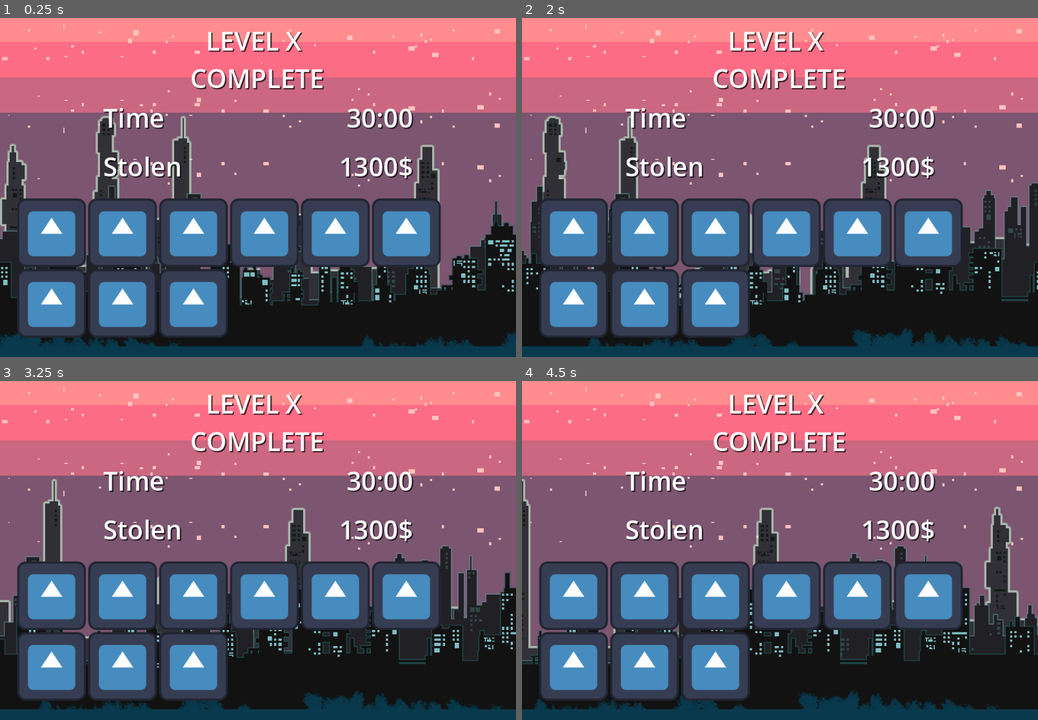
Above: before the commit, frames 1-4 (two rows, left to right).
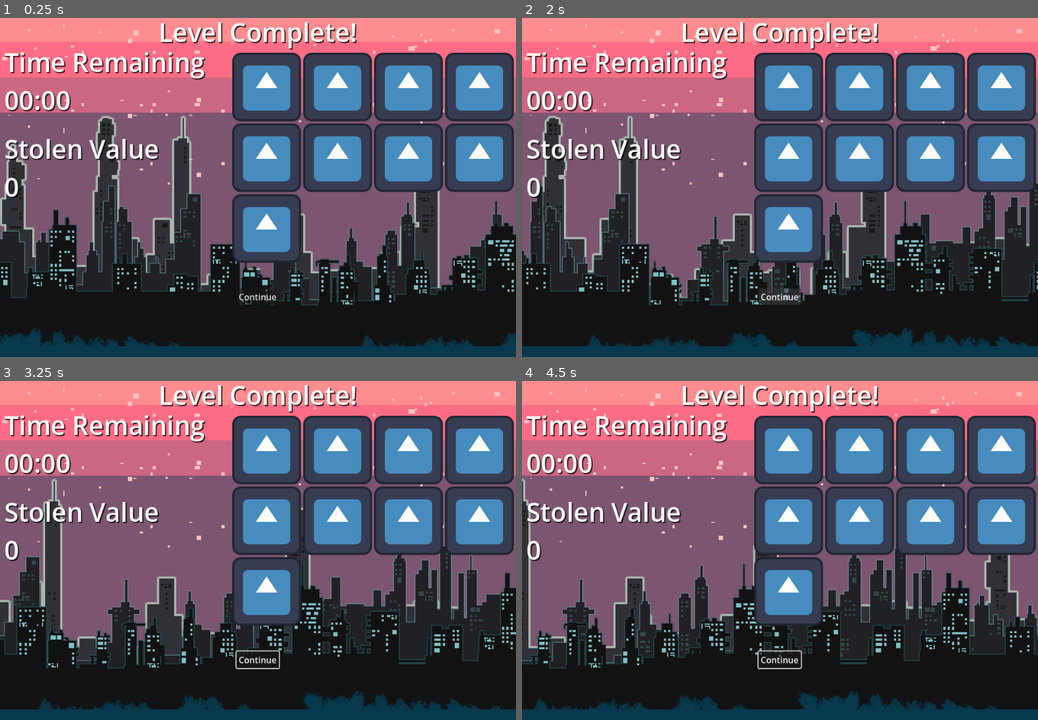
Above: after the commit, the same moments.

Repository: Jakepc007/wildjam-91
Game: Godot game, scene res://Levels/level_summary.tscn
The game is run twice, just before and just after one commit, with the same random seed, the same clock (stepped at 60 frames per second) and the same inputs. This scene is started directly instead of the project's main scene. The engine's default icon, where the game draws it, is replaced by a stand-in: a white triangle on a blue panel in a dark square.
Inputs (mouse positions are in pixels of both pictures, inside the frame that each line leads up to):
- Up to frame 1 (0.25 s): no input
- Up to frame 2 (2 s): click (780, 295) at 0.5 s, where only the run after the commit has a clickable "Continue"; click (780, 295) at 1.25 s, where only the run after the commit has a clickable "Continue"
- Up to frame 3 (3.25 s): move the mouse to (371, 530) at 2.02 s; hold D (right) 2.03-2.75 s; hold E (interact) 2.03-2.75 s; click (371, 530) at 2.17 s; drag from (154, 564) to (232, 618) at 2.77 s
- Up to frame 4 (4.5 s): move the mouse to (831, 472) at 3.52 s; hold D (right) 3.53-4.25 s; hold E (interact) 3.53-4.25 s; drag from (754, 618) to (625, 496) at 4.27 s

The runs differ from the first frame. In frame 1, 48% of the frame differs, in the area x 0-100%, y 1-95%; in frame 2, 48%; in frame 3, 48%; in frame 4, 49%.

Commit message:
Added level summary WIP

Diff:
--- a/Levels/level1.tscn
+++ b/Levels/level1.tscn
@@ -10,6 +10,7 @@
 agent_radius = 20.0
 
 [node name="Level1" unique_id=869268886 instance=ExtResource("1_i4kf4")]
+level_name = "1"
 required_value = 8
 next_scene = ExtResource("2_fy36t")
 
--- a/Levels/level2.tscn
+++ b/Levels/level2.tscn
@@ -11,7 +11,8 @@
 agent_radius = 20.0
 
 [node name="Level2" unique_id=869268886 instance=ExtResource("1_24phs")]
-level_time_sec = 20.0
+level_name = "2"
+level_time_sec = 30.0
 next_scene = ExtResource("2_pcft3")
 
 [node name="Guards" type="Node2D" parent="." index="0" unique_id=151333262]
--- a/Levels/level3.tscn
+++ b/Levels/level3.tscn
@@ -11,6 +11,7 @@
 agent_radius = 20.0
 
 [node name="Level3" unique_id=869268886 instance=ExtResource("1_2385j")]
+level_name = "3"
 next_scene = ExtResource("2_eh6o7")
 
 [node name="Pickup" parent="Pickups" parent_id_path=PackedInt32Array(586806663) index="0" unique_id=1711849754 instance=ExtResource("5_ls4d1")]
--- a/Levels/level4.tscn
+++ b/Levels/level4.tscn
@@ -2,6 +2,7 @@
 
 [ext_resource type="PackedScene" uid="uid://chvpqpus2gh15" path="res://Guard/guard.tscn" id="1_qep4h"]
 [ext_resource type="PackedScene" uid="uid://bfaiwfc2h6h8w" path="res://Levels/base.tscn" id="1_w136y"]
+[ext_resource type="PackedScene" uid="uid://dkwqmcx7jkxyg" path="res://Levels/level5.tscn" id="2_h14kk"]
 [ext_resource type="PackedScene" uid="uid://cjd8r32q75p58" path="res://pickup.tscn" id="6_cipbp"]
 
 [sub_resource type="NavigationPolygon" id="NavigationPolygon_n1e7r"]
@@ -10,6 +11,8 @@
 agent_radius = 20.0
 
 [node name="Level4" unique_id=869268886 instance=ExtResource("1_w136y")]
+level_name = "4"
+next_scene = ExtResource("2_h14kk")
 
 [node name="Pickup" parent="Pickups" parent_id_path=PackedInt32Array(586806663) index="0" unique_id=1711849754 instance=ExtResource("6_cipbp")]
 position = Vector2(-304, 208)
--- a/Levels/level5.tscn
+++ b/Levels/level5.tscn
@@ -2,6 +2,7 @@
 
 [ext_resource type="PackedScene" uid="uid://bfaiwfc2h6h8w" path="res://Levels/base.tscn" id="1_e0up5"]
 [ext_resource type="PackedScene" uid="uid://chvpqpus2gh15" path="res://Guard/guard.tscn" id="1_ggu74"]
+[ext_resource type="PackedScene" uid="uid://mejps63qlhqf" path="res://Levels/level6.tscn" id="2_fh8n1"]
 [ext_resource type="PackedScene" uid="uid://cjd8r32q75p58" path="res://pickup.tscn" id="6_b38qx"]
 
 [sub_resource type="NavigationPolygon" id="NavigationPolygon_b4htq"]
@@ -10,6 +11,8 @@
 agent_radius = 20.0
 
 [node name="Level5" unique_id=869268886 instance=ExtResource("1_e0up5")]
+level_name = "5"
+next_scene = ExtResource("2_fh8n1")
 
 [node name="Pickup" parent="Pickups" parent_id_path=PackedInt32Array(586806663) index="0" unique_id=1711849754 instance=ExtResource("6_b38qx")]
 position = Vector2(-304, 217)
--- a/Levels/level6.tscn
+++ b/Levels/level6.tscn
@@ -2,10 +2,13 @@
 
 [ext_resource type="PackedScene" uid="uid://chvpqpus2gh15" path="res://Guard/guard.tscn" id="1_bc7qw"]
 [ext_resource type="PackedScene" uid="uid://bfaiwfc2h6h8w" path="res://Levels/base.tscn" id="1_cscou"]
+[ext_resource type="PackedScene" uid="uid://5tvv18ikb680" path="res://Levels/level7.tscn" id="2_nft2l"]
 [ext_resource type="PackedScene" uid="uid://cjd8r32q75p58" path="res://pickup.tscn" id="6_y0hew"]
 [ext_resource type="PackedScene" uid="uid://bfikiari2s4xw" path="res://SecurityCamera/security_camera.tscn" id="9_ckxq1"]
 
 [node name="Level6" unique_id=869268886 instance=ExtResource("1_cscou")]
+level_name = "6"
+next_scene = ExtResource("2_nft2l")
 
 [node name="Pickup4" parent="Pickups" parent_id_path=PackedInt32Array(586806663) index="0" unique_id=1711849754 instance=ExtResource("6_y0hew")]
 position = Vector2(-304, 209)
--- a/Levels/level7.tscn
+++ b/Levels/level7.tscn
@@ -1,6 +1,7 @@
 [gd_scene format=4 uid="uid://5tvv18ikb680"]
 
 [ext_resource type="PackedScene" uid="uid://bfaiwfc2h6h8w" path="res://Levels/base.tscn" id="1_f3ldr"]
+[ext_resource type="PackedScene" uid="uid://ug2ocj58reyr" path="res://Levels/level8.tscn" id="2_ev673"]
 [ext_resource type="PackedScene" uid="uid://cjd8r32q75p58" path="res://pickup.tscn" id="2_jy6j6"]
 [ext_resource type="PackedScene" uid="uid://bfikiari2s4xw" path="res://SecurityCamera/security_camera.tscn" id="2_ug2rx"]
 [ext_resource type="PackedScene" uid="uid://chvpqpus2gh15" path="res://Guard/guard.tscn" id="4_bbmyx"]
@@ -11,6 +12,8 @@
 agent_radius = 20.0
 
 [node name="Level7" unique_id=869268886 instance=ExtResource("1_f3ldr")]
+level_name = "7"
+next_scene = ExtResource("2_ev673")
 
 [node name="Pickup" parent="Pickups" parent_id_path=PackedInt32Array(586806663) index="0" unique_id=1711849754 instance=ExtResource("2_jy6j6")]
 position = Vector2(-304, 209)
--- a/Levels/level8.tscn
+++ b/Levels/level8.tscn
@@ -6,6 +6,7 @@
 [ext_resource type="PackedScene" uid="uid://cjd8r32q75p58" path="res://pickup.tscn" id="6_fki3c"]
 
 [node name="Level8" unique_id=869268886 instance=ExtResource("1_hnh7c")]
+level_name = "8"
 
 [node name="TileMapLayer" parent="NavigationRegion2D" parent_id_path=PackedInt32Array(1015479542) index="0" unique_id=68965521]
 tile_map_data = PackedByteArray("AAANAAkAAgARAAIAAAANAAoAAgARAAIAAAANAAsAAgARAAIAAAANAAwAAgARAAIAAAANAA0AAgARAAIAAAANAA …(84496 unchanged characters)…
--- a/Levels/level_summary.tscn
+++ b/Levels/level_summary.tscn
@@ -20,28 +20,26 @@
 
 [node name="CanvasLayer" type="CanvasLayer" parent="." unique_id=1738666352]
 
-[node name="Label" type="Label" parent="CanvasLayer" unique_id=1467414345]
-offset_left = 280.0
-offset_top = 16.0
-offset_right = 677.0
-offset_bottom = 153.0
+[node name="LevelCompleteLabel" type="Label" parent="CanvasLayer" unique_id=1467414345]
+unique_name_in_owner = true
+offset_right = 960.0
+offset_bottom = 72.0
 size_flags_horizontal = 4
 size_flags_vertical = 3
-text = "LEVEL X
-COMPLETE"
+text = "LEVEL X COMPLETE"
 label_settings = SubResource("LabelSettings_ng3q2")
 horizontal_alignment = 1
 
 [node name="Stats" type="VBoxContainer" parent="CanvasLayer" unique_id=20387412]
-offset_left = 192.0
-offset_top = 160.0
-offset_right = 768.0
-offset_bottom = 318.0
+offset_left = 8.0
+offset_top = 56.0
+offset_right = 584.0
+offset_bottom = 214.0
 size_flags_horizontal = 6
 size_flags_vertical = 10
 theme_override_constants/separation = 24
 
-[node name="Time" type="HBoxContainer" parent="CanvasLayer/Stats" unique_id=1279987397]
+[node name="Time" type="VBoxContainer" parent="CanvasLayer/Stats" unique_id=2000372927]
 layout_mode = 2
 size_flags_vertical = 6
 alignment = 1
@@ -49,16 +47,16 @@
 [node name="Label" type="Label" parent="CanvasLayer/Stats/Time" unique_id=19667928]
 layout_mode = 2
 size_flags_horizontal = 2
-text = "Time"
+text = "Time Remaining"
 label_settings = SubResource("LabelSettings_ng3q2")
 
-[node name="Label2" type="Label" parent="CanvasLayer/Stats/Time" unique_id=1604137316]
+[node name="TimeLeftLabel" type="Label" parent="CanvasLayer/Stats/Time" unique_id=1604137316]
+unique_name_in_owner = true
 layout_mode = 2
 text = "30:00"
 label_settings = SubResource("LabelSettings_ng3q2")
-horizontal_alignment = 2
 
-[node name="Value" type="HBoxContainer" parent="CanvasLayer/Stats" unique_id=1059222837]
+[node name="Value" type="VBoxContainer" parent="CanvasLayer/Stats" unique_id=1760059638]
 layout_mode = 2
 size_flags_vertical = 6
 alignment = 1
@@ -66,56 +64,64 @@
 [node name="Label" type="Label" parent="CanvasLayer/Stats/Value" unique_id=155857490]
 layout_mode = 2
 size_flags_horizontal = 2
-text = "Stolen"
+text = "Stolen Value"
 label_settings = SubResource("LabelSettings_ng3q2")
 
-[node name="Label2" type="Label" parent="CanvasLayer/Stats/Value" unique_id=123155943]
+[node name="ValueLabel" type="Label" parent="CanvasLayer/Stats/Value" unique_id=123155943]
+unique_name_in_owner = true
 layout_mode = 2
 text = "1300$"
 label_settings = SubResource("LabelSettings_ng3q2")
-horizontal_alignment = 2
 
-[node name="HFlowContainer" type="HFlowContainer" parent="CanvasLayer" unique_id=668954986]
-offset_left = 32.0
-offset_top = 344.0
-offset_right = 928.0
-offset_bottom = 784.0
+[node name="ItemsContainer" type="HFlowContainer" parent="CanvasLayer" unique_id=668954986]
+unique_name_in_owner = true
+offset_left = 432.0
+offset_top = 72.0
+offset_right = 976.0
+offset_bottom = 520.0
 
-[node name="TextureRect" type="TextureRect" parent="CanvasLayer/HFlowContainer" unique_id=1753175335]
+[node name="TextureRect" type="TextureRect" parent="CanvasLayer/ItemsContainer" unique_id=1753175335]
 layout_mode = 2
 texture = ExtResource("2_0oxrk")
 
-[node name="TextureRect2" type="TextureRect" parent="CanvasLayer/HFlowContainer" unique_id=1405942934]
+[node name="TextureRect2" type="TextureRect" parent="CanvasLayer/ItemsContainer" unique_id=1405942934]
 layout_mode = 2
 texture = ExtResource("2_0oxrk")
 
-[node name="TextureRect3" type="TextureRect" parent="CanvasLayer/HFlowContainer" unique_id=2063701972]
+[node name="TextureRect3" type="TextureRect" parent="CanvasLayer/ItemsContainer" unique_id=2063701972]
 layout_mode = 2
 texture = ExtResource("2_0oxrk")
 
-[node name="TextureRect4" type="TextureRect" parent="CanvasLayer/HFlowContainer" unique_id=932324430]
+[node name="TextureRect4" type="TextureRect" parent="CanvasLayer/ItemsContainer" unique_id=932324430]
 layout_mode = 2
 texture = ExtResource("2_0oxrk")
 
-[node name="TextureRect5" type="TextureRect" parent="CanvasLayer/HFlowContainer" unique_id=425384236]
+[node name="TextureRect5" type="TextureRect" parent="CanvasLayer/ItemsContainer" unique_id=425384236]
 layout_mode = 2
 texture = ExtResource("2_0oxrk")
 
-[node name="TextureRect6" type="TextureRect" parent="CanvasLayer/HFlowContainer" unique_id=1875449798]
+[node name="TextureRect6" type="TextureRect" parent="CanvasLayer/ItemsContainer" unique_id=1875449798]
 layout_mode = 2
 texture = ExtResource("2_0oxrk")
 
-[node name="TextureRect7" type="TextureRect" parent="CanvasLayer/HFlowContainer" unique_id=2095767933]
+[node name="TextureRect7" type="TextureRect" parent="CanvasLayer/ItemsContainer" unique_id=2095767933]
 layout_mode = 2
 texture = ExtResource("2_0oxrk")
 
-[node name="TextureRect8" type="TextureRect" parent="CanvasLayer/HFlowContainer" unique_id=537904030]
+[node name="TextureRect8" type="TextureRect" parent="CanvasLayer/ItemsContainer" unique_id=537904030]
 layout_mode = 2
 texture = ExtResource("2_0oxrk")
 
-[node name="TextureRect9" type="TextureRect" parent="CanvasLayer/HFlowContainer" unique_id=171011245]
+[node name="TextureRect9" type="TextureRect" parent="CanvasLayer/ItemsContainer" unique_id=171011245]
 layout_mode = 2
 texture = ExtResource("2_0oxrk")
+
+[node name="Button" type="Button" parent="CanvasLayer" unique_id=2042383805]
+offset_left = 440.0
+offset_top = 512.0
+offset_right = 519.0
+offset_bottom = 543.0
+text = "Continue"
 
 [node name="Parallax2D" type="Parallax2D" parent="." unique_id=1159022014]
 scroll_scale = Vector2(0, 1)
--- a/global.gd
+++ b/global.gd
@@ -9,3 +9,4 @@
 signal player_ready()
 signal level_time_left_changed(time_left : float)
 var audio_manager : AudioManager
+var level_stats : Dictionary = {}
--- a/level.gd
+++ b/level.gd
@@ -1,6 +1,7 @@
 class_name Level extends Node2D
 
 const MIN_EXIT_DISTANCE = 50.0
+const LEVEL_SUMMARY_SCENE = preload("res://Levels/level_summary.tscn")
 
 @onready var player_scene = preload("res://player.tscn")
 @onready var camera_scene = preload("res://camera.tscn")
@@ -8,6 +9,7 @@
 @onready var spawn_position = $SpawnPosition
 @onready var exit_position = $ExitPosition
 
+@export var level_name : String = ""
 @export var level_time_sec : float = 60
 @export var required_value : int = 10
 @export var next_scene : PackedScene = null
@@ -51,13 +53,25 @@
 	if not _time_over:
 		update_time_left(delta)
 
-	print(player.position.distance_to(exit_position.position))
 	if player.position.distance_to(exit_position.position) < MIN_EXIT_DISTANCE:
-		if next_scene && not in_transition:
-			print("transitioning to next scene")
+		if not in_transition:
 			in_transition = true
-			Global.scene_manager.switch_scene_with_fade(next_scene)
+			_go_to_level_summary()
 			return
+
+func _go_to_level_summary():
+	var total_value := 0
+	for pickup in player.inventory:
+		var stats = ItemStats.get_item(pickup.item)
+		total_value += int(stats.value)
+	Global.level_stats = {
+		"level_name": level_name,
+		"time_left": _time_left,
+		"value": total_value,
+		"items": player.inventory.duplicate(),
+		"next_scene": next_scene,
+	}
+	Global.scene_manager.switch_scene_with_fade(LEVEL_SUMMARY_SCENE)
 
 func on_player_caught():
 	print("player caught")
--- a/level_summary.gd
+++ b/level_summary.gd
@@ -2,5 +2,33 @@
 
 @onready var camera: Camera2D = $Camera2D
 
+@onready var level_complete_label: Label = %LevelCompleteLabel
+@onready var time_left_label: Label = %TimeLeftLabel
+@onready var value_label: Label = %ValueLabel
+@onready var items_container: HFlowContainer = %ItemsContainer
+@onready var continue_button: Button = $CanvasLayer/Button
+
+func _ready():
+	var stats = Global.level_stats
+	populate_stats(
+		stats.get("level_name", ""),
+		stats.get("time_left", 0.0),
+		stats.get("value", 0),
+		stats.get("items", [])
+	)
+	continue_button.pressed.connect(_on_continue_pressed)
+
 func _process(delta: float) -> void:
 	camera.position.x += delta * 100.
+
+func populate_stats(level_name: String, time_left: float, value: int, items: Array):
+	level_complete_label.text = level_name if level_name != "" else "Level Complete!"
+	var minutes = int(time_left) / 60
+	var seconds = int(time_left) % 60
+	time_left_label.text = "%02d:%02d" % [minutes, seconds]
+	value_label.text = str(value)
+
+func _on_continue_pressed():
+	var next_scene = Global.level_stats.get("next_scene", null)
+	if next_scene:
+		Global.scene_manager.switch_scene_with_fade(next_scene)
